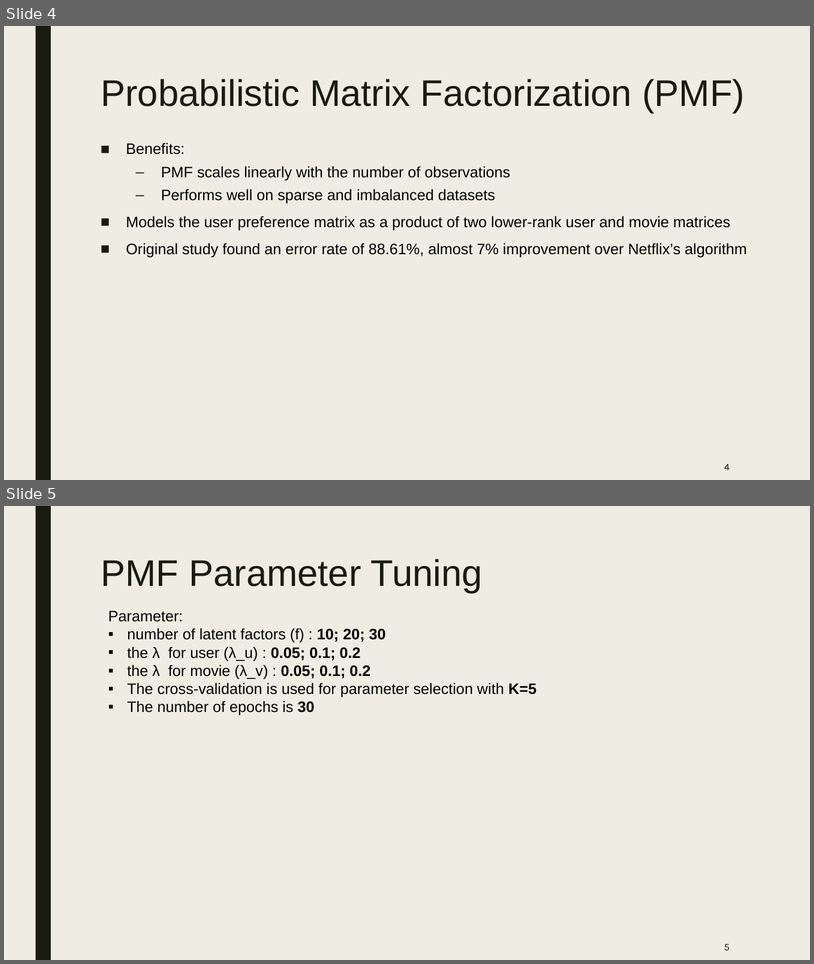
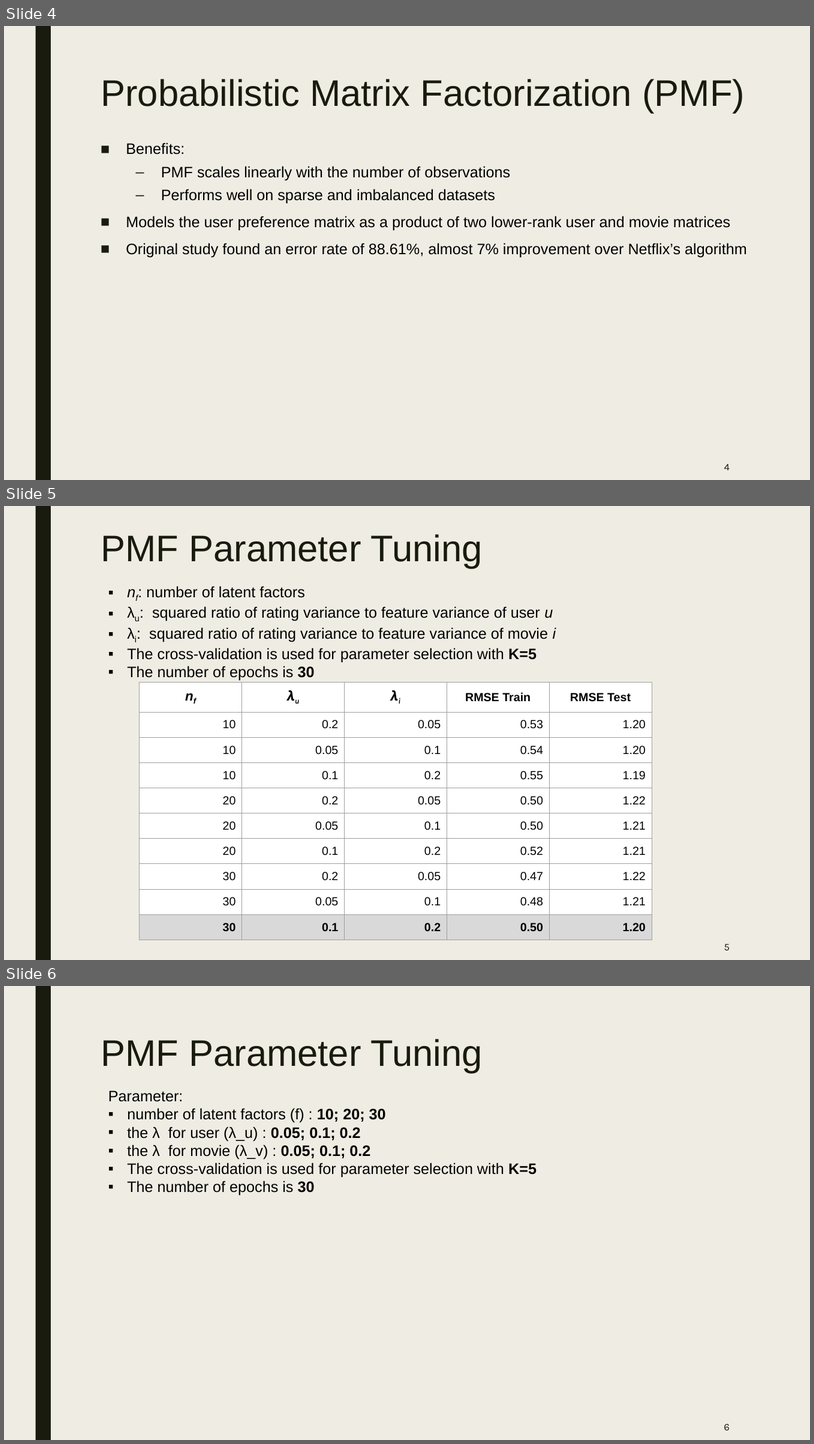
Before and after one commit to TZstatsADS/fall2019-project4-sec1-grp6, a slide deck: doc/Project 4 group 6 Presentation.pptx. Shown one above the other, each under a label of ours: slides 4 and 5 before the commit, slides 4, 5 and 6 after it. The pictures are 814x964 and 814x1444 pixels, drawn with LibreOffice and Linux fonts; fonts in the diff are those of the drawing. Boxes give left, top, right and bottom in pixels: in the first picture for what was removed or moved away, otherwise in the second. Text is boxed around its words. In the diff, an @@ line names an element or a change of style, - is before the commit and + after.

```diff
--- a/doc/Project 4 group 6 Presentation.pptx
+++ b/doc/Project 4 group 6 Presentation.pptx
@@ slide 5 added at bbox=[4, 506, 810, 960], background #EFEDE3; not listed: 1 template element that a slide beside it also shows @@
@@ title added at bbox=[101, 534, 483, 568], 44 pt, text #191B0E @@
+PMF Parameter Tuning
@@ text added at bbox=[127, 586, 557, 681], 18 pt, text #000000 @@
+▪ nf: number of latent factors
+▪ λu: squared ratio of rating variance to feature variance of user u
+▪ λi: squared ratio of rating variance to feature variance of movie i
+▪ The cross-validation is used for parameter selection with K=5
+▪ The number of epochs is 30
@@ table added at bbox=[140, 682, 654, 946], 10 rows, 5 columns @@
+nf | λu | λi | RMSE Train | RMSE Test
+10 | 0.2 | 0.05 | 0.53 | 1.20
+10 | 0.05 | 0.1 | 0.54 | 1.20
+10 | 0.1 | 0.2 | 0.55 | 1.19
+20 | 0.2 | 0.05 | 0.50 | 1.22
+20 | 0.05 | 0.1 | 0.50 | 1.21
+20 | 0.1 | 0.2 | 0.52 | 1.21
+30 | 0.2 | 0.05 | 0.47 | 1.22
+30 | 0.05 | 0.1 | 0.48 | 1.21
+30 | 0.1 | 0.2 | 0.50 | 1.20
@@ page number added at bbox=[725, 943, 730, 950], 12 pt, text #191B0E @@
+5
@@ what was slide 5 is now slide 6 @@
@@ page number at bbox=[724, 1423, 730, 1430]: text changed @@
-5
+6
```
Also in this commit, not shown: 2 slides changed.
